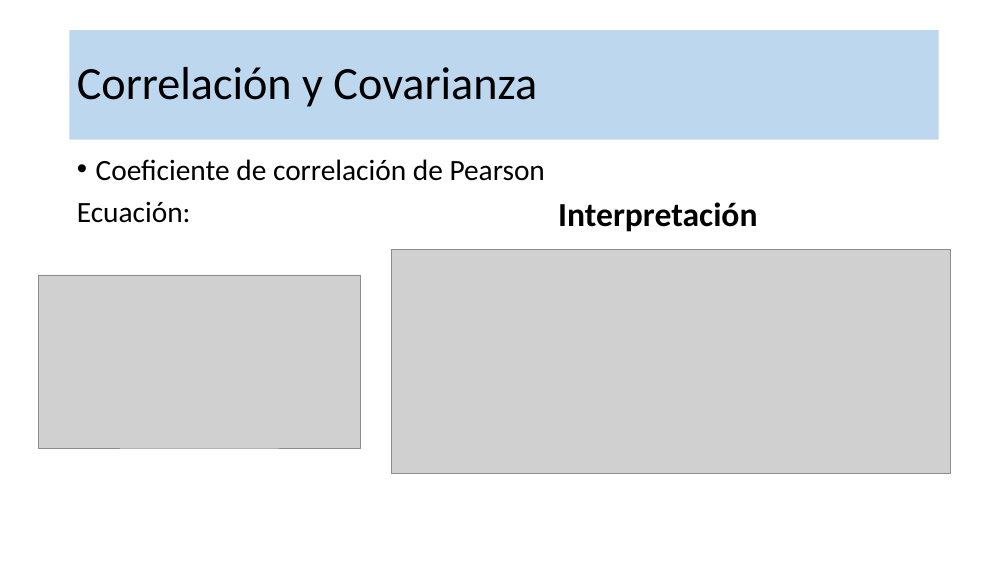
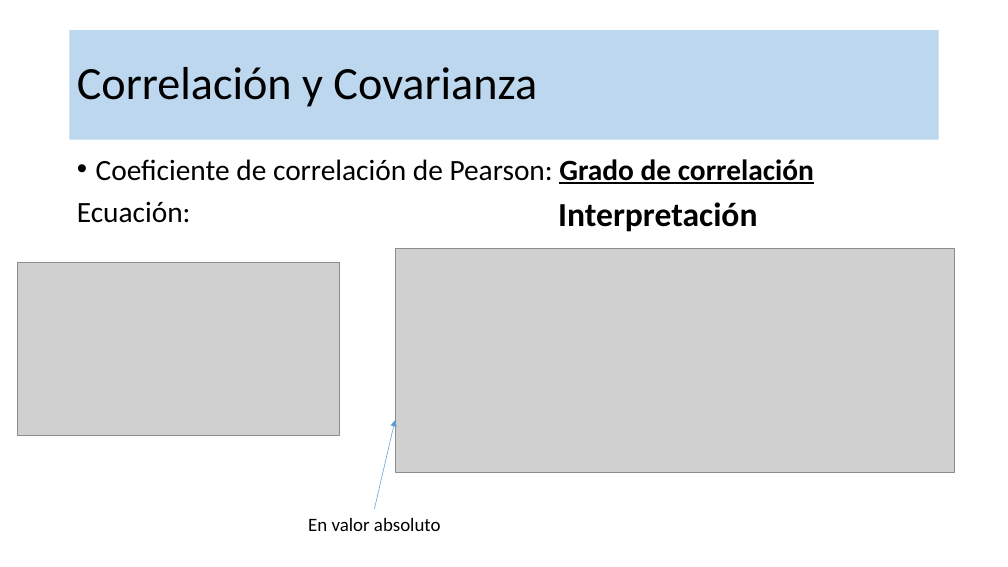
Before and after one commit to robgaray/EESIA_Analisis_Consumo_2021_Publico, a slide deck: slide 22 of 1_Presentaciones/Sesion_2_Teoria.pptx (slide 19 before the commit). Drawn at 1008x567 pixels with LibreOffice and Linux fonts; fonts in the diff are those of the drawing; grey boxes stand for pictures; background and template pictures are left out. Boxes give left, top, right and bottom in pixels: in the first picture for what was removed or moved away, otherwise in the second. Text is boxed around its words. In the diff, an @@ line names an element or a change of style, - is before the commit and + after.

Commit message:
Latest presentations

```diff
--- a/1_Presentaciones/Sesion_2_Teoria.pptx
+++ b/1_Presentaciones/Sesion_2_Teoria.pptx
@@ text at (96,159,814,184): text changed @@
-• Coeficiente de correlación de Pearson
+• Coeficiente de correlación de Pearson: Grado de correlación
@@ picture: place and size @@
-picture at (38,275,360,448)
+picture at (17,262,340,436)
@@ picture: place and size @@
-picture at (392,250,951,474)
+picture at (395,248,955,473)
@@ arrow added from (374, 509) to (395, 420), #5B9BD5 0.5 pt @@
@@ text added at (308,518,441,531), 18 pt, text #000000 @@
+En valor absoluto
```
Also in this commit, not shown: 9 slides added, 1 other file.
